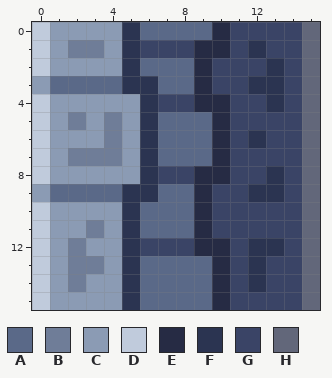
Pixel-art sprite: pxl/Content/Level/Tiles/ground_center_left.png. That is the earlier state.
The file is 16x16 pixels. Colours within 5 levels of each other are drawn and written as one.
Palette (. is transparent): A #5a6988  B #6f7d98  C #8b9bb4  D #c0cbdc  E #262b44  F #2b3451  G #3a4466  H #62677a
Pixels before, first column x 0:
 0 DCCCCFAAAAEGGGGH
 1 DCBBCFGGGEEGFGGH
 2 DCCCCFAAAEGGGFGH
 3 CAAAAFFAAEGGFFGH
 4 DCCCCCFGGEEGGFGH
 5 DCBCBCFAAAEGGGGH
 6 DCCCBCFAAAEGFGGH
 7 DCBBBCFAAAEGGGGH
 8 DCCCCCFGGEEGGFGH
 9 CAAAAFFAAEGGFFGH
10 DCCCCFAAAEGGGGGH
11 DCCBCFAAAEGGGGGH
12 DCBCCFGGGEEGFFGH
13 DCBBCFAAAAEGFGGH
14 DCBCCFAAAAEGFGGH
15 DCCCCFAAAAEGGGGH
After:
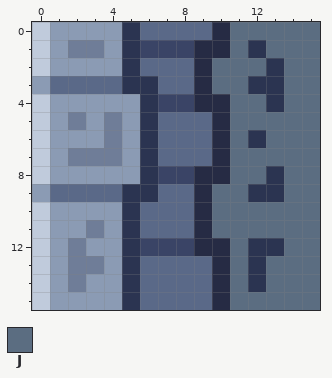
Colours new in this view: J #5b6d81
Changes in this commit:
Changed rows in their new state; - is an unchanged pixel.
first column x 10:
 0 -JJJJJ
 1 -J-JJJ
 2 JJJ-JJ
 3 JJ--JJ
 4 -JJ-JJ
 5 -JJJJJ
 6 -J-JJJ
 7 -JJJJJ
 8 -JJ-JJ
 9 JJ--JJ
10 JJJJJJ
11 JJJJJJ
12 -J--JJ
13 -J-JJJ
14 -J-JJJ
15 -JJJJJ
Changed places in both pictures, as pixel boxes (x1, y1, x2, y2):
changed: (212, 22, 320, 310)
